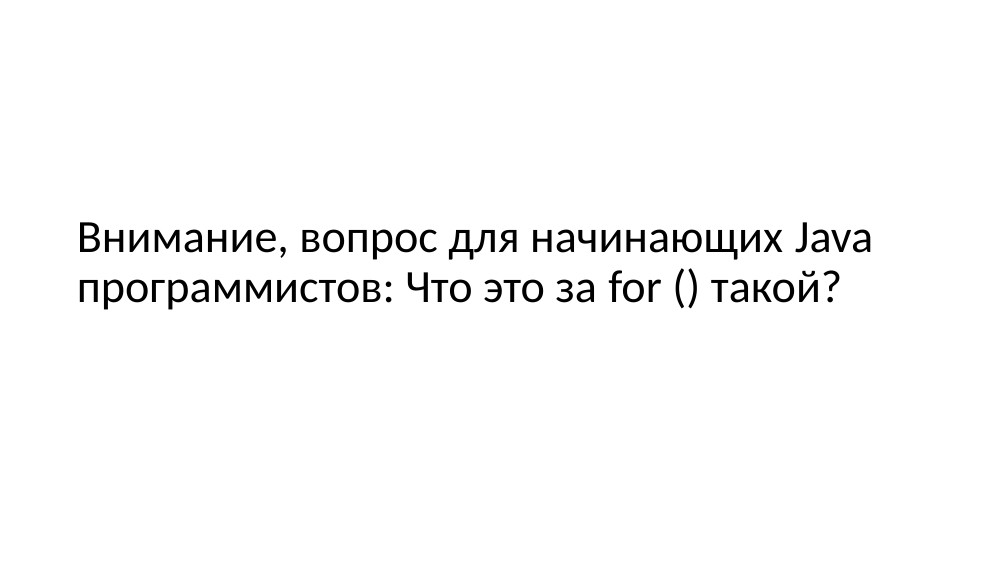
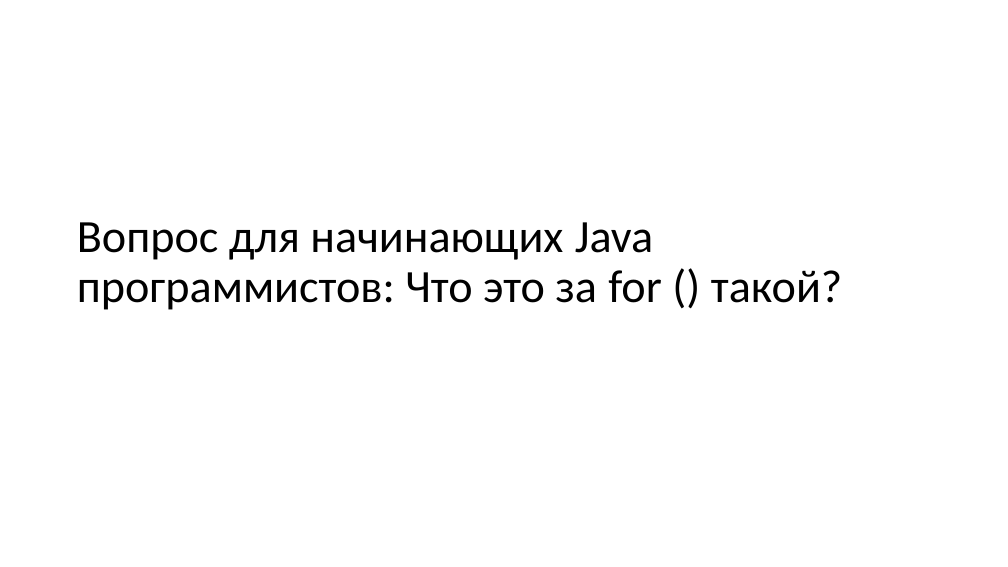
Before and after one commit to meTur4ik/re-demo, a slide deck: slide 34 of docs/re.pptx. Drawn at 1008x567 pixels with LibreOffice and Linux fonts; fonts in the diff are those of the drawing. Boxes give left, top, right and bottom in pixels: in the first picture for what was removed or moved away, otherwise in the second. Text is boxed around its words. In the diff, an @@ line names an element or a change of style, - is before the commit and + after.

```diff
--- a/docs/re.pptx
+++ b/docs/re.pptx
@@ title at (77, 222, 842, 310): text changed @@
-Внимание, вопрос для начинающих Java программистов: Что это за for () такой?
+Вопрос для начинающих Java программистов: Что это за for () такой?
```
Also in this commit, not shown: 15 other slides changed, 4 slides added, 1 slide removed.
